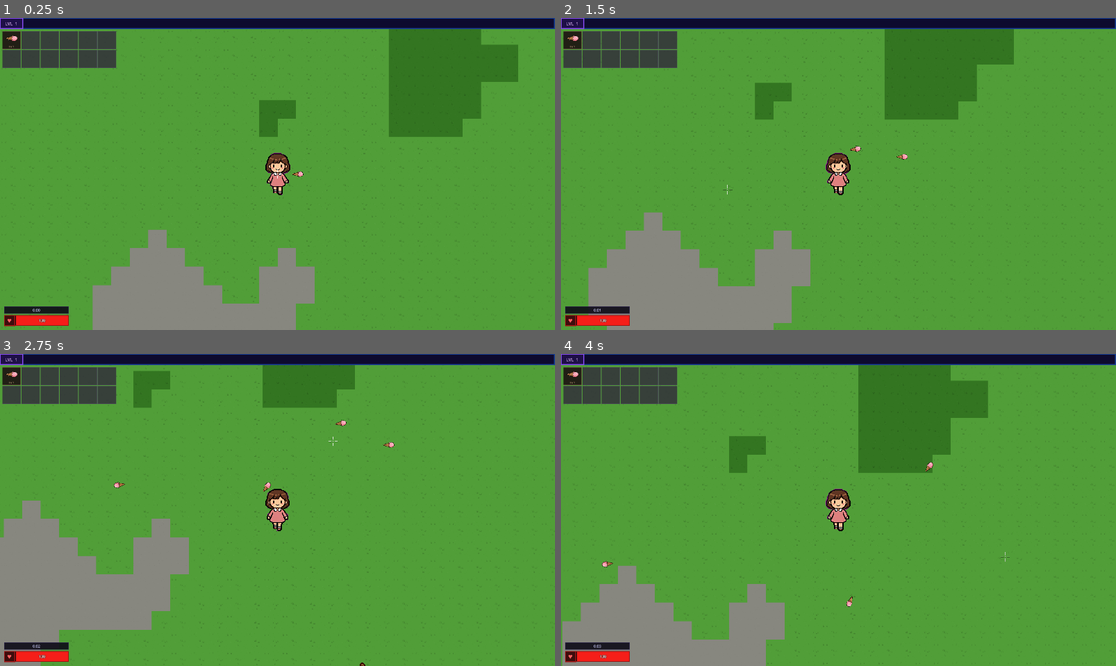
Above: before the commit, frames 1-4 (two rows, left to right).
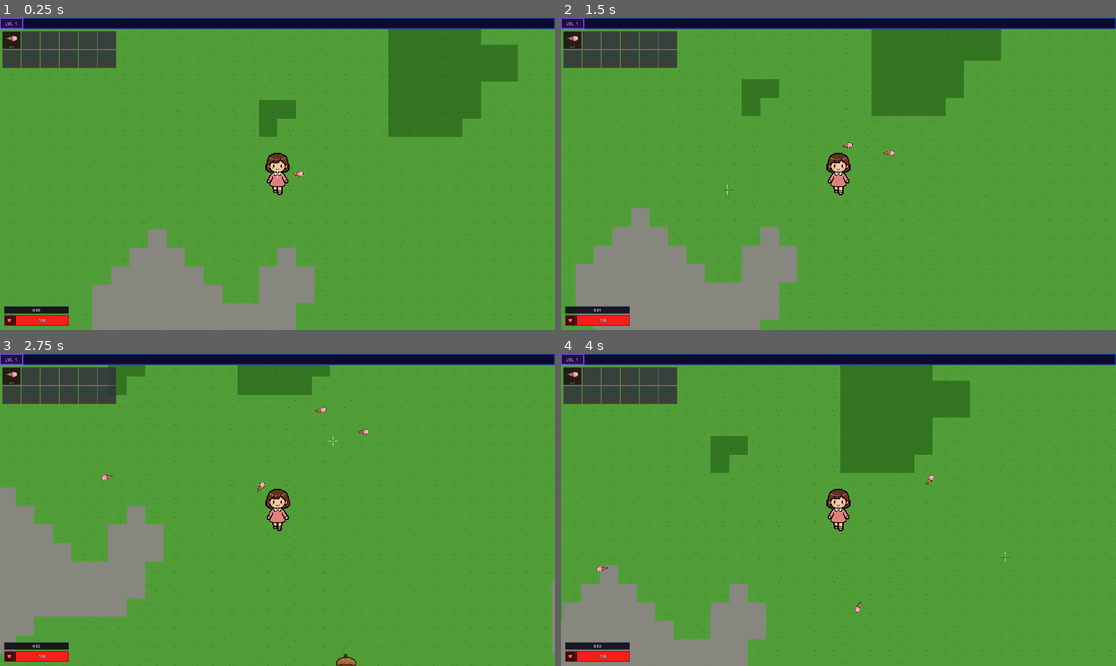
Above: after the commit, the same moments.

Repository: oguzhanaydiin/queendom-survivors
Game: Godot game, scene res://scenes/world/world.tscn
The game is run twice, just before and just after one commit, with the same random seed, the same clock (stepped at 60 frames per second) and the same inputs.
Inputs (mouse positions are in pixels of both pictures, inside the frame that each line leads up to):
- Up to frame 1 (0.25 s): no input
- Up to frame 2 (1.5 s): move the mouse to (960, 158) at 0.52 s; hold D (move_right) 0.53-1.28 s; move the mouse to (727, 189) at 1.27 s; hold S (move_down) from 1.28 s (still down)
- Up to frame 3 (2.75 s): move the mouse to (333, 441) at 2.02 s; release S (move_down) at 2.03 s; hold D (move_right) from 2.03 s (still down)
- Up to frame 4 (4 s): move the mouse to (810, 572) at 2.77 s; release D (move_right) at 2.78 s; hold W (move_up) 2.78-3.53 s; move the mouse to (1005, 556) at 3.52 s; hold A (move_left) from 3.53 s (still down)

The runs differ from the first frame. In frame 1, 0.4% of the frame differs, in the area x 0-96%, y 3-100%; in frame 2, 5.4%; in frame 3, 7.9%, in the area x 0-100%, y 3-100%; in frame 4, 6.2%.

Commit message:
Refactoring first level (#5)
* scales

* fixing pngs

Diff:
--- a/project.godot
+++ b/project.godot
@@ -30,4 +30,3 @@
 rendering_device/driver.windows="d3d12"
 renderer/rendering_method="gl_compatibility"
 renderer/rendering_method.mobile="gl_compatibility"
-2d/snap/snap_2d_transforms_to_pixel=true
--- a/scenes/characters/player/player.gd
+++ b/scenes/characters/player/player.gd
@@ -48,7 +48,7 @@
 	"magnet":   "Gem attraction radius +20 px per level (base 90 px).",
 }
 
-const _BASE_SPEED    := 320.0
+const _BASE_SPEED    := 360.0
 const _BASE_INTERVAL := 0.8
 const _PLAYER_REF_SCALE := 14.0
 
--- a/scenes/enemies/acorn.tscn
+++ b/scenes/enemies/acorn.tscn
@@ -19,7 +19,7 @@
 }]
 
 [sub_resource type="CircleShape2D" id="CircleShape2D_hit"]
-radius = 36.0
+radius = 21.00595
 
 [node name="Acorn" type="CharacterBody2D" unique_id=1303884249]
 scale = Vector2(2, 2)
@@ -29,12 +29,10 @@
 
 [node name="AnimatedSprite2D" type="AnimatedSprite2D" parent="." unique_id=2105533796]
 texture_filter = 1
-position = Vector2(0.99999994, 14.499999)
-scale = Vector2(0.12, 0.12)
+scale = Vector2(0.08, 0.08)
 sprite_frames = SubResource("SF_1")
 animation = &"idle"
 offset = Vector2(0, -8)
 
 [node name="CollisionShape2D" type="CollisionShape2D" parent="." unique_id=1186746344]
-position = Vector2(0, 12)
 shape = SubResource("CircleShape2D_hit")
--- a/scenes/enemies/enemy.gd
+++ b/scenes/enemies/enemy.gd
@@ -1,6 +1,6 @@
 extends CharacterBody2D
 
-@export var speed = 60.0
+@export var speed = 100.0
 @export var xp_value: int = 10
 @export var damage_amount: int = 10
 @export var damage_interval: float = 1.0
--- a/scenes/enemies/maple.tscn
+++ b/scenes/enemies/maple.tscn
@@ -19,7 +19,7 @@
 }]
 
 [sub_resource type="CircleShape2D" id="CircleShape2D_hit"]
-radius = 38.0
+radius = 30.6391
 
 [node name="Maple" type="CharacterBody2D" unique_id=1936634032]
 scale = Vector2(2, 2)
@@ -34,12 +34,10 @@
 
 [node name="AnimatedSprite2D" type="AnimatedSprite2D" parent="." unique_id=1012981733]
 texture_filter = 1
-position = Vector2(0, 31.999998)
-scale = Vector2(0.12, 0.12)
+scale = Vector2(0.08, 0.08)
 sprite_frames = SubResource("SF_1")
 animation = &"idle"
-offset = Vector2(0, -20)
 
 [node name="CollisionShape2D" type="CollisionShape2D" parent="." unique_id=90685259]
-position = Vector2(0, 28)
+scale = Vector2(0.85, 0.85)
 shape = SubResource("CircleShape2D_hit")
--- a/scenes/enemies/mushroom.tscn
+++ b/scenes/enemies/mushroom.tscn
@@ -19,9 +19,9 @@
 }]
 
 [sub_resource type="CircleShape2D" id="CircleShape2D_hit"]
-radius = 40.0
+radius = 22.522211
 
-[node name="Mushroom" type="CharacterBody2D"]
+[node name="Mushroom" type="CharacterBody2D" unique_id=964530413]
 scale = Vector2(2, 2)
 collision_layer = 2
 collision_mask = 0
@@ -32,14 +32,11 @@
 damage_interval = 0.82
 melee_range = 128.0
 
-[node name="AnimatedSprite2D" type="AnimatedSprite2D" parent="."]
+[node name="AnimatedSprite2D" type="AnimatedSprite2D" parent="." unique_id=916970864]
 texture_filter = 1
-position = Vector2(0, 26)
-scale = Vector2(0.12, 0.12)
+scale = Vector2(0.075, 0.075)
 sprite_frames = SubResource("SF_1")
 animation = &"idle"
-offset = Vector2(0, -22)
 
-[node name="CollisionShape2D" type="CollisionShape2D" parent="."]
-position = Vector2(0, 22)
+[node name="CollisionShape2D" type="CollisionShape2D" parent="." unique_id=1332445522]
 shape = SubResource("CircleShape2D_hit")
Binary file changed: assets/sprites/weapons/area.png
Binary file changed: assets/sprites/weapons/cotton_candy.png
Binary file changed: assets/sprites/weapons/ice_cream.png
Binary file changed: assets/sprites/weapons/lollipop.png
Binary file changed: assets/sprites/weapons/magnet.png
Binary file changed: assets/sprites/weapons/rock_candy.png
Binary file changed: assets/sprites/weapons/speed.png
Not shown: 1 places in scenes/enemies/mushroom.tscn that only renumber resources
